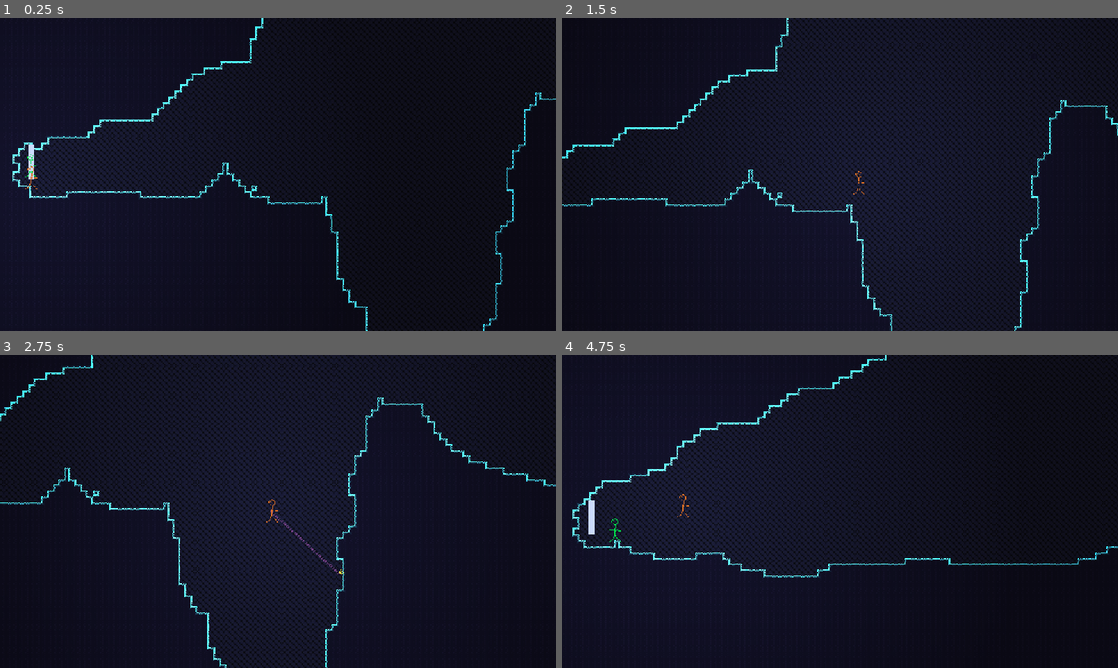
Above: before the commit, frames 1-4 (two rows, left to right).
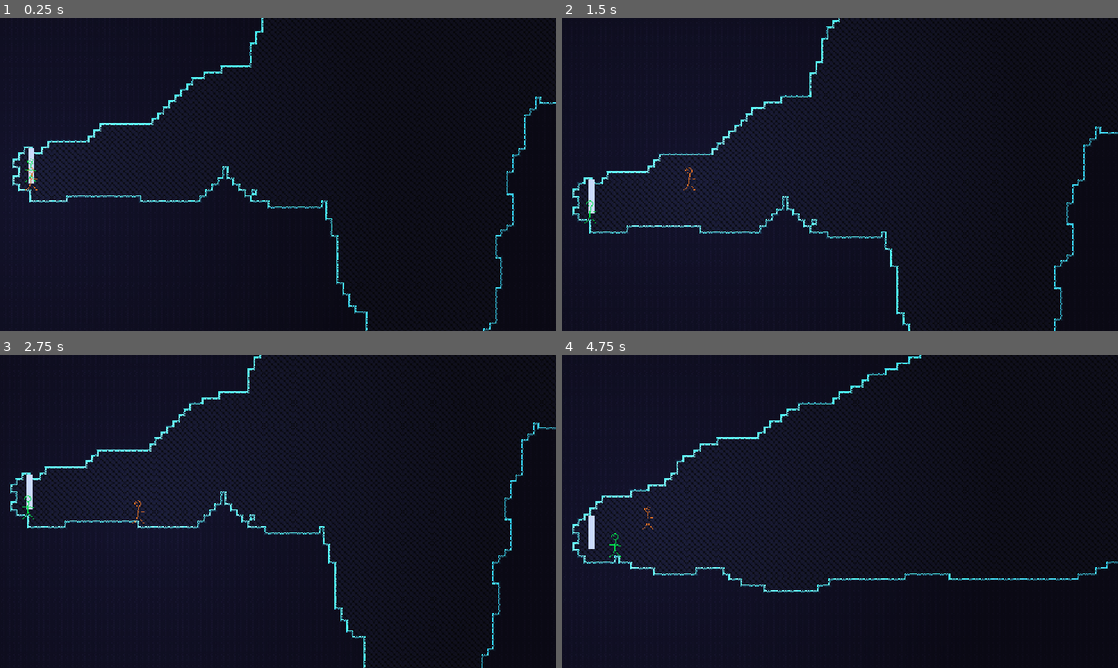
Above: after the commit, the same moments.

Repository: henreedev/exponential-climb
Game: Godot game, scene res://scenes/game.tscn
The game is run twice, just before and just after one commit, with the same random seed, the same clock (stepped at 60 frames per second) and the same inputs. The engine's default icon, where the game draws it, is replaced by a stand-in: a white triangle on a blue panel in a dark square.
Inputs (mouse positions are in pixels of both pictures, inside the frame that each line leads up to):
- Up to frame 1 (0.25 s): no input
- Up to frame 2 (1.5 s): move the mouse to (962, 158) at 0.52 s; press the mouse at (962, 158) at 0.53 s; hold D (move_right) from 0.53 s (still down); tap Space (jump) at 0.77, 0.8, 1.07, 1.35 s; move the mouse to (728, 190) at 1.27 s; release the mouse at (728, 190) at 1.28 s
- Up to frame 3 (2.75 s): tap Space (jump) at 1.52, 1.82, 2.3 s; click (166, 527) at 1.55 s; move the mouse to (333, 442) at 2.02 s; release D (move_right) at 2.03 s; press the mouse at (333, 442) at 2.03 s; hold A (move_left) from 2.03 s (still down)
- Up to frame 4 (4.75 s): move the mouse to (812, 574) at 2.77 s; release A (move_left) at 2.78 s; release the mouse at (812, 574) at 2.78 s; hold D (move_right) 2.78-4.28 s; tap Middle mouse button (teleport_enemy) at 2.85 s; tap Space (jump) at 3.02, 3.32, 3.77, 3.8, 4.07, 4.52 s; click (812, 574) at 3.05 s; move the mouse to (1006, 558) at 3.52 s; hold R (test_generate_new_room) 3.53-4.28 s; move the mouse to (673, 464) at 4.27 s; hold A (move_left) from 4.28 s (still down); right-click (673, 464) at 4.35 s; click (673, 464) at 4.55 s

The runs differ from the first frame. In frame 1, 6.0% of the frame differs, in the area x 2-100%, y 0-100%; in frame 2, 16%, in the area x 0-100%, y 0-100%; in frame 3, 10%; in frame 4, 11%.
Error after the commit: Parse Error: Expected expression after "+" operator. (res://scripts/weapons/grapple_hook/grapple_hook.gd:85)

Commit message:
wip changing grapple to use player vals

Diff:
--- a/scripts/player/player.gd
+++ b/scripts/player/player.gd
@@ -77,13 +77,13 @@
 
 
 #region Physics variables
-const DEFAULT_GRAVITY := 950.0
+const DEFAULT_GRAVITY := 850.0
 const DEFAULT_MOVEMENT_SPEED := 150.0
-const DEFAULT_ACCELERATION_MOD := 12.0
+const DEFAULT_ACCELERATION_MOD := 18.0
 const DEFAULT_JUMP_STRENGTH := 350.0
 ## If velocity's y value is within this distance to 0, gravity is reduced.
 ## Gives a floatier top arc of jumps.
-const HALF_GRAV_Y_SPEED := 0.0
+const HALF_GRAV_Y_SPEED := 30.0
 const HALF_GRAV_MOD := 0.5
 
 ## Horizontal accel is multiplied by this while airborne.
@@ -289,7 +289,6 @@
 #endregion Reimplementing basic physics
 
 func _physics_process(delta: float) -> void:
-	print(physics_ratio)
 	# Ensure velocity does not grow while at a visible standstill
 	if get_real_velocity().length_squared() < 0.005:
 		velocity = get_real_velocity()
@@ -315,6 +314,7 @@
 
 	# Fall.
 	var grav = gravity.value()
+	print(grav)
 	if abs(velocity.y) < HALF_GRAV_Y_SPEED:
 		grav *= HALF_GRAV_MOD
 	platforming_velocity.y = minf(TERMINAL_VELOCITY, platforming_velocity.y + grav * delta)
@@ -361,7 +361,7 @@
 func _check_jump_releases():
 	if not is_on_floor() and not has_released_jump:
 		if Input.is_action_just_released("jump"):
-				if platforming_velocity.y > 0.0:
+				if platforming_velocity.y < 0.0:
 					platforming_velocity.y *= JUMP_CANCEL_MOD
 				has_released_jump = true
 				# Emit release signals
--- a/scripts/weapons/grapple_hook/grapple_hook.gd
+++ b/scripts/weapons/grapple_hook/grapple_hook.gd
@@ -1,24 +1,32 @@
 extends Weapon
 
+## A physics-based grappling hook that deals damage on hook passthrough and player contact.
 class_name GrappleHook
 
-var grapple_range : float ## Depends on range
 var hook : Hook
-const hook_speed := 700.0
-#const max_length := 175.0
-const max_length := 300.0
 var attached := false
 var retracting := false
 
-const GRAPPLE_GRAVITY := 0.42
-var gravity_mod : Mod
+const GRAPPLING_GRAVITY := 0.42
+const POST_GRAPPLE_GRAVITY := 0.65
+var grappling_gravity_mod : Mod
+var post_grapple_gravity_mod : Mod
 
 @onready var line : Line2D = %ChainLine
 
+func _init():
+	super._init()
+	attack_1_damage = 1.0
+	attack_2_damage = 1.0
+	attack_3_damage = 3.0
+	attack_speed = 700.0
+	range = 300.0
+	area = 16.0
+
+func _ready():
+	Global.player.landed_on_floor.connect(_land_on_floor)
+
 func _process(delta):
-	# Grapple graphics
-	_show_grapple_line()
-
 	# Grapple inputs
 	if Input.is_action_pressed("attack") and not hook:
 		_shoot_hook()
@@ -28,18 +36,24 @@
 			_retract_hook()
 
 
-func add_gravity_mod():
-	remove_gravity_mod()
-	gravity_mod = Global.player.gravity.append_mult_mod(GRAPPLE_GRAVITY)
+func add_grappling_gravity_mod():
+	remove_gravity_mods()
+	grappling_gravity_mod = Global.player.gravity.append_mult_mod(GRAPPLING_GRAVITY)
 
-func remove_gravity_mod():
-	if gravity_mod:
-		Global.player.gravity.remove_mod(gravity_mod)
+func add_post_grapple_gravity_mod():
+	remove_gravity_mods()
+	post_grapple_gravity_mod = Global.player.gravity.append_mult_mod(POST_GRAPPLE_GRAVITY)
+
+func remove_gravity_mods():
+	if grappling_gravity_mod:
+		Global.player.gravity.remove_mod(grappling_gravity_mod)
+	if post_grapple_gravity_mod:
+		Global.player.gravity.remove_mod(grappling_gravity_mod)
 
 func _shoot_hook():
 	var mouse_dir = get_local_mouse_position().normalized()
-	hook = Hook.create_hook(mouse_dir * hook_speed)
-	hook.max_length = max_length
+	hook = Hook.create_hook(mouse_dir * get_attack_speed())
+	hook.max_length = get_range()
 	hook.hooked_on_surface.connect(_begin_hook_movement)
 	hook.position = player.global_position + mouse_dir * 2.0
 	detached_projectiles.add_child(hook)
@@ -67,13 +81,20 @@
 		if hook.hooked_on_surface.is_connected(_begin_hook_movement):
 			hook.hooked_on_surface.disconnect(_begin_hook_movement)
 		hook.queue_free()
+		if not player.is_on_floor():
+			add_post_grapple_gravity_mod() +
+			+`,kk,yj6h5,./j+
+
+
+## Remove low gravity after touching floor
+func _land_on_floor():
 	player.end_ability_physics()
-	remove_gravity_mod()
+	remove_gravity_mods()
 
 func _begin_hook_movement():
 	attached = true
 	player.start_ability_physics()
-	add_gravity_mod()
+	add_grappling_gravity_mod()
 
 	_jerk_towards_hook()
 
@@ -85,11 +106,15 @@
 		player.add_impulse(centripetal_impulse)
 
 func _physics_process(delta : float) -> void:
+	# Grapple graphics
+	_show_grapple_line()
+
 	_limit_hook_distance(delta)
 	_do_hook_movement(delta)
 
 func _limit_hook_distance(delta : float):
 	if hook:
+		var max_length = get_range()
 		var player_to_hook = hook.global_position - player.global_position
 		var dist = player_to_hook.length()
 		var past_max_dist = dist > max_length
@@ -112,7 +137,7 @@
 	if hook:
 		line.clear_points()
 		line.add_point(hook.global_position)
-		line.add_point(player.sprite.global_position)
+		line.add_point(player.global_position)
 	elif line.get_point_count() > 0:
 		line.clear_points()
 
@@ -127,11 +152,12 @@
 		const movement_force_str = 700.0 # TODO
 		var movement_force = input_dir * movement_force_str
 
-		var total_force = centripetal_force + movement_force
 		# Reduce forces in same direction
 		# If exactly same, 0.7; if angle >= 90deg, 1.0
-		var same_direction_mod = -maxf(0, abs(dir_to_hook.dot(input_dir))) * 0.5 + 1.0
-		total_force *= same_direction_mod
+		var same_direction_mod = 0.2 + 0.8 * abs(dir_to_hook.rotated(PI / 2).dot(input_dir))
+		print(same_direction_mod)
+		movement_force *= same_direction_mod
+		var total_force = centripetal_force + movement_force
 
 		player.add_force(total_force)
 
